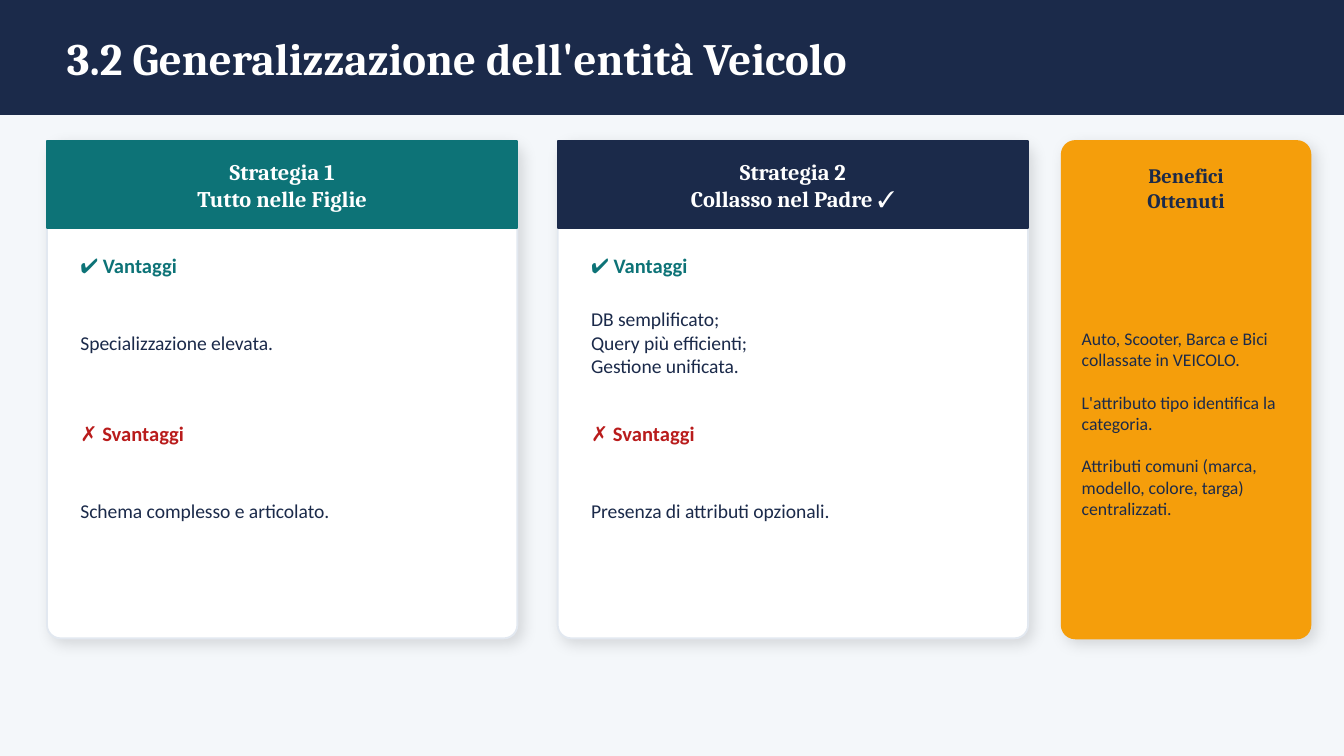
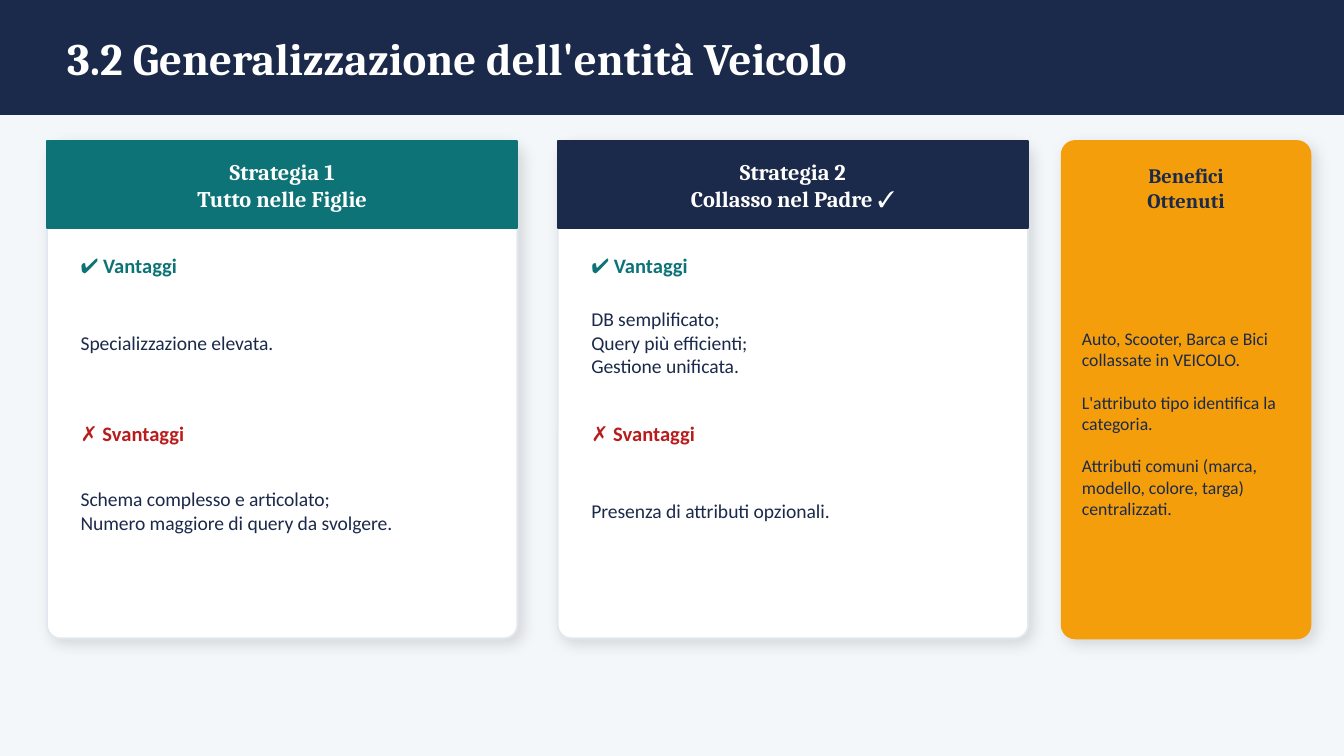
Before and after one commit to vincenzocennamo1/Progetto_Basi_dati_Noleggio, a slide deck: slide 7 of Noleggio_Veicoli_DB.pptx. Drawn at 1344x756 pixels with LibreOffice and Linux fonts; fonts in the diff are those of the drawing. Boxes give left, top, right and bottom in pixels: in the first picture for what was removed or moved away, otherwise in the second. Text is boxed around its words. In the diff, an @@ line names an element or a change of style, - is before the commit and + after.

```diff
--- a/Noleggio_Veicoli_DB.pptx
+++ b/Noleggio_Veicoli_DB.pptx
@@ text at <box>81,492,392,534</box>: text changed @@
-Schema complesso e articolato.
+Schema complesso e articolato;
+Numero maggiore di query da svolgere.
```
Also in this commit, not shown: 10 other slides changed.
